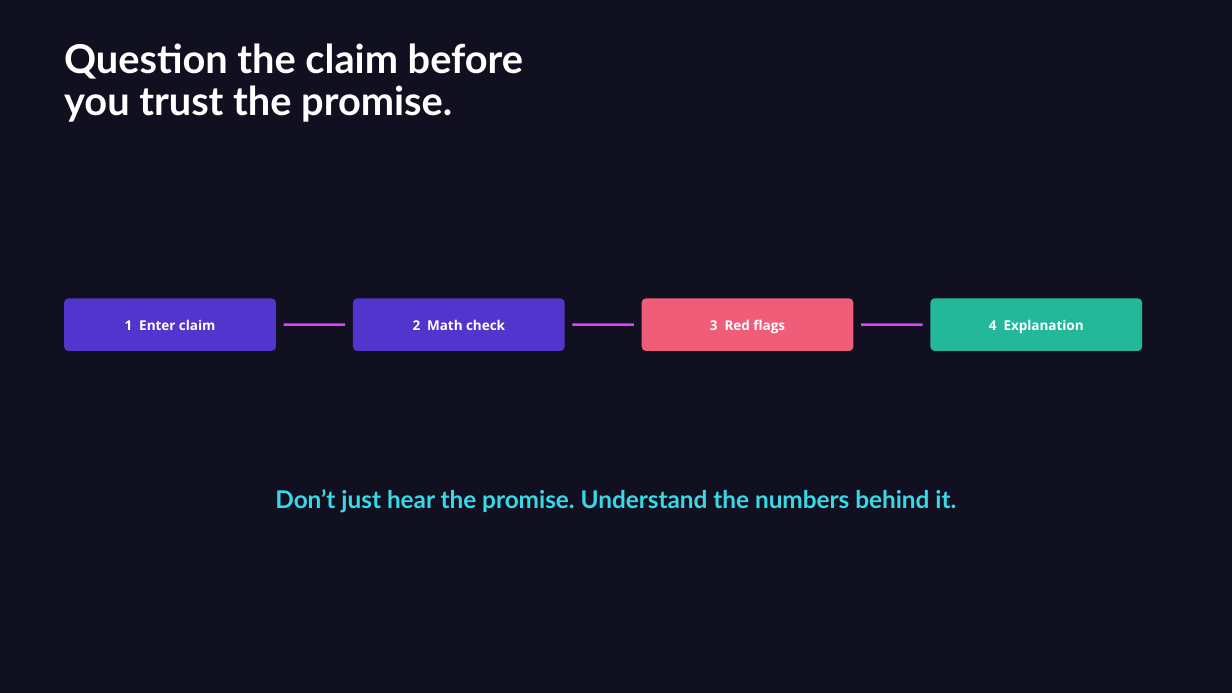
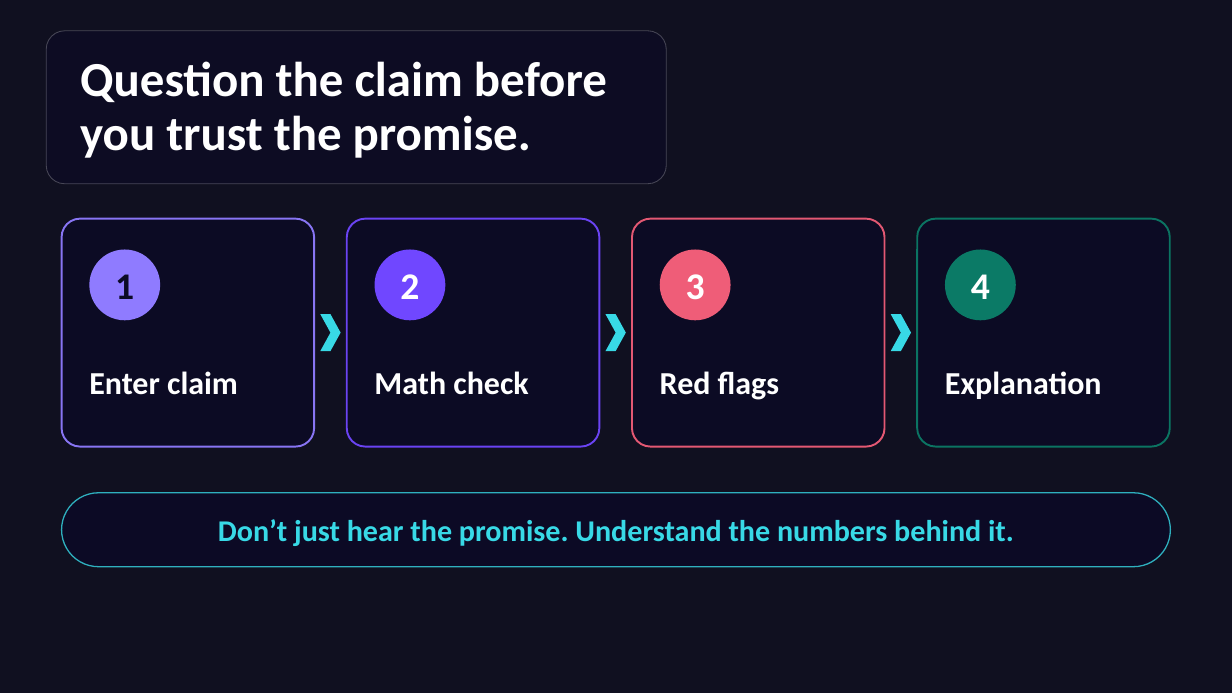
Before and after one commit to himanshichouhan25/finwise, a slide deck: slide 8 of image/FinWise AI Pitch Deck.pptx. Drawn at 1232x693 pixels with LibreOffice and Linux fonts; fonts in the diff are those of the drawing; background and template pictures are left out. Boxes give left, top, right and bottom in pixels: in the first picture for what was removed or moved away, otherwise in the second. Text is boxed around its words. In the diff, an @@ line names an element or a change of style, - is before the commit and + after.

```diff
--- a/image/FinWise AI Pitch Deck.pptx
+++ b/image/FinWise AI Pitch Deck.pptx
@@ rounded rectangle added at (x1=46, y1=31, x2=667, y2=184), fill #0C0A26 at 62% opacity, outline #FFFFFF 1 pt @@
@@ text "Question the claim before" moved from (x1=64, y1=43, x2=523, y2=122) to (x1=80, y1=61, x2=607, y2=158) @@
@@ text "Question the claim before" at (x1=80, y1=61, x2=607, y2=158): size 46.5 to 57.2 pt, font Lato to Calibri; line spacing 48.8pt to 0.92; vertical alignment top to middle @@
@@ rounded rectangle added at (x1=62, y1=219, x2=314, y2=447), fill #0C0A26 at 80% opacity, outline #8F7BFF 2.25 pt @@
@@ rounded rectangle added at (x1=347, y1=219, x2=599, y2=447), fill #0C0A26 at 80% opacity, outline #7047FF 2.25 pt @@
@@ rounded rectangle added at (x1=632, y1=219, x2=885, y2=447), fill #0C0A26 at 80% opacity, outline #EF5D78 2.25 pt @@
@@ rounded rectangle added at (x1=917, y1=219, x2=1170, y2=447), fill #0C0A26 at 80% opacity, outline #0B7A66 2.25 pt @@
@@ ellipse added at (x1=89, y1=249, x2=160, y2=320), fill #8F7BFF @@
@@ ellipse added at (x1=375, y1=249, x2=445, y2=320), fill #7047FF @@
@@ ellipse added at (x1=660, y1=249, x2=731, y2=320), fill #EF5D78 @@
@@ ellipse added at (x1=945, y1=249, x2=1016, y2=320), fill #0B7A66 @@
@@ freeform shape removed at (x1=64, y1=298, x2=276, y2=351) @@
@@ text added at (x1=115, y1=274, x2=134, y2=299), 44 pt, text #0C0A26, bold @@
+1
@@ freeform shape removed at (x1=353, y1=298, x2=565, y2=351) @@
@@ text added at (x1=400, y1=274, x2=419, y2=299), 44 pt, text #FFFFFF, bold @@
+2
@@ freeform shape removed at (x1=642, y1=298, x2=854, y2=351) @@
@@ text added at (x1=686, y1=274, x2=705, y2=299), 44 pt, text #FFFFFF, bold @@
+3
@@ freeform shape removed at (x1=930, y1=298, x2=1142, y2=351) @@
@@ text added at (x1=971, y1=274, x2=990, y2=299), 44 pt, text #FFFFFF, bold @@
+4
@@ line removed from (283, 325) to (345, 325) @@
@@ chevron added at (x1=320, y1=314, x2=341, y2=351), fill #38D9E6 @@
@@ line removed from (572, 325) to (634, 325) @@
@@ chevron added at (x1=606, y1=314, x2=626, y2=351), fill #38D9E6 @@
@@ line removed from (861, 325) to (923, 325) @@
@@ chevron added at (x1=891, y1=314, x2=911, y2=351), fill #38D9E6 @@
@@ text at (x1=89, y1=371, x2=238, y2=395): text changed; size 15.8 to 37.4 pt; font Open Sans to Calibri @@
-1 Enter claim
+Enter claim
@@ text at (x1=374, y1=371, x2=528, y2=395): text changed; size 15.8 to 37.4 pt; font Open Sans to Calibri @@
-2 Math check
+Math check
@@ text at (x1=660, y1=371, x2=779, y2=400): text changed; size 15.8 to 37.4 pt; font Open Sans to Calibri @@
-3 Red flags
+Red flags
@@ text at (x1=945, y1=371, x2=1102, y2=399): text changed; size 15.8 to 37.4 pt; font Open Sans to Calibri @@
-4 Explanation
+Explanation
@@ text "Don’t just hear the promise. ..." moved from (x1=275, y1=489, x2=956, y2=513) to (x1=218, y1=519, x2=1014, y2=546) @@
@@ text "Don’t just hear the promise. ..." at (x1=218, y1=519, x2=1014, y2=546): size 28.5 to 35.2 pt, font Lato to Calibri; line spacing 32.8pt to 1; vertical alignment top to middle @@
@@ rounded rectangle added at (x1=62, y1=493, x2=1170, y2=567), fill #0C0A26 at 86% opacity, outline #38D9E6 1.5 pt @@
```
Also in this commit, not shown: 10 other slides changed, 1 slide added, 1 slide removed, 18 other files.
